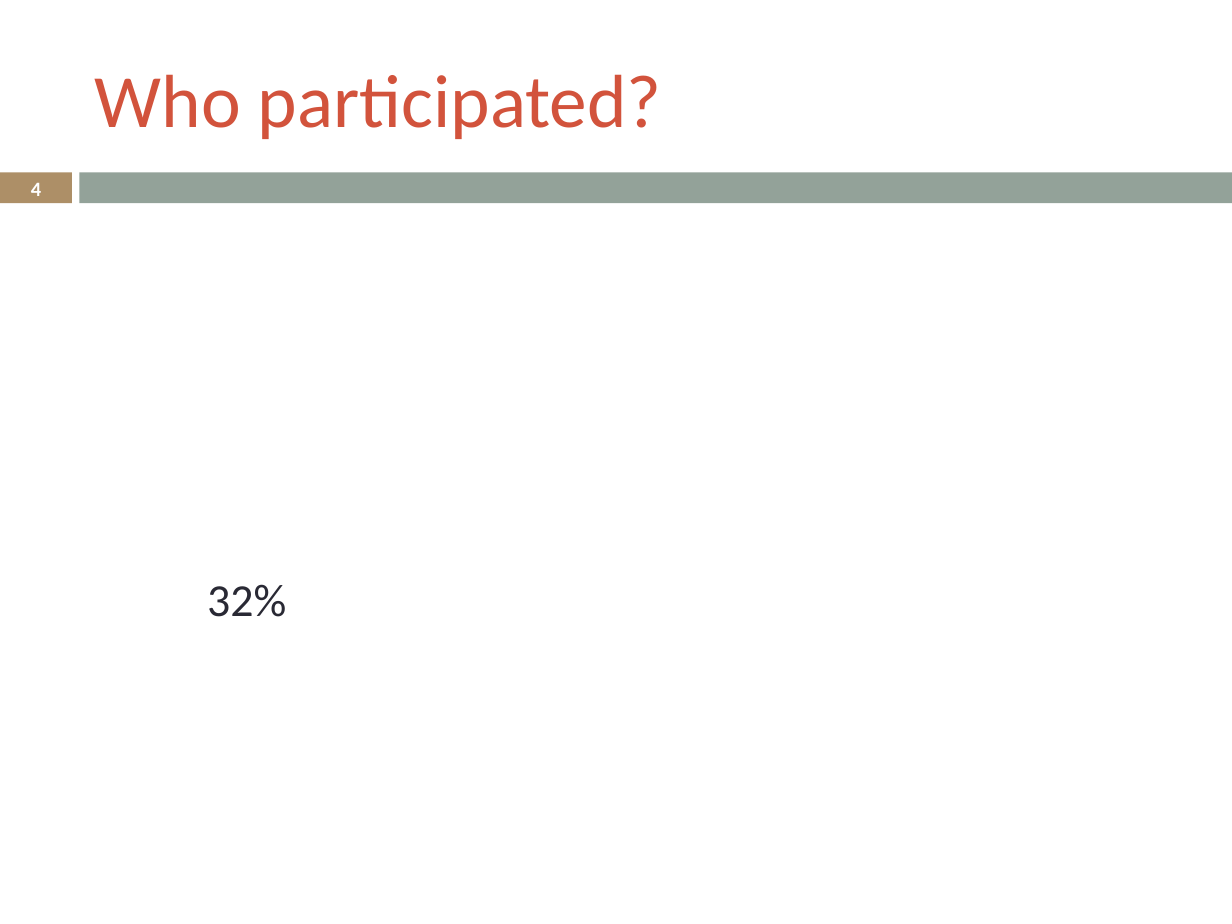
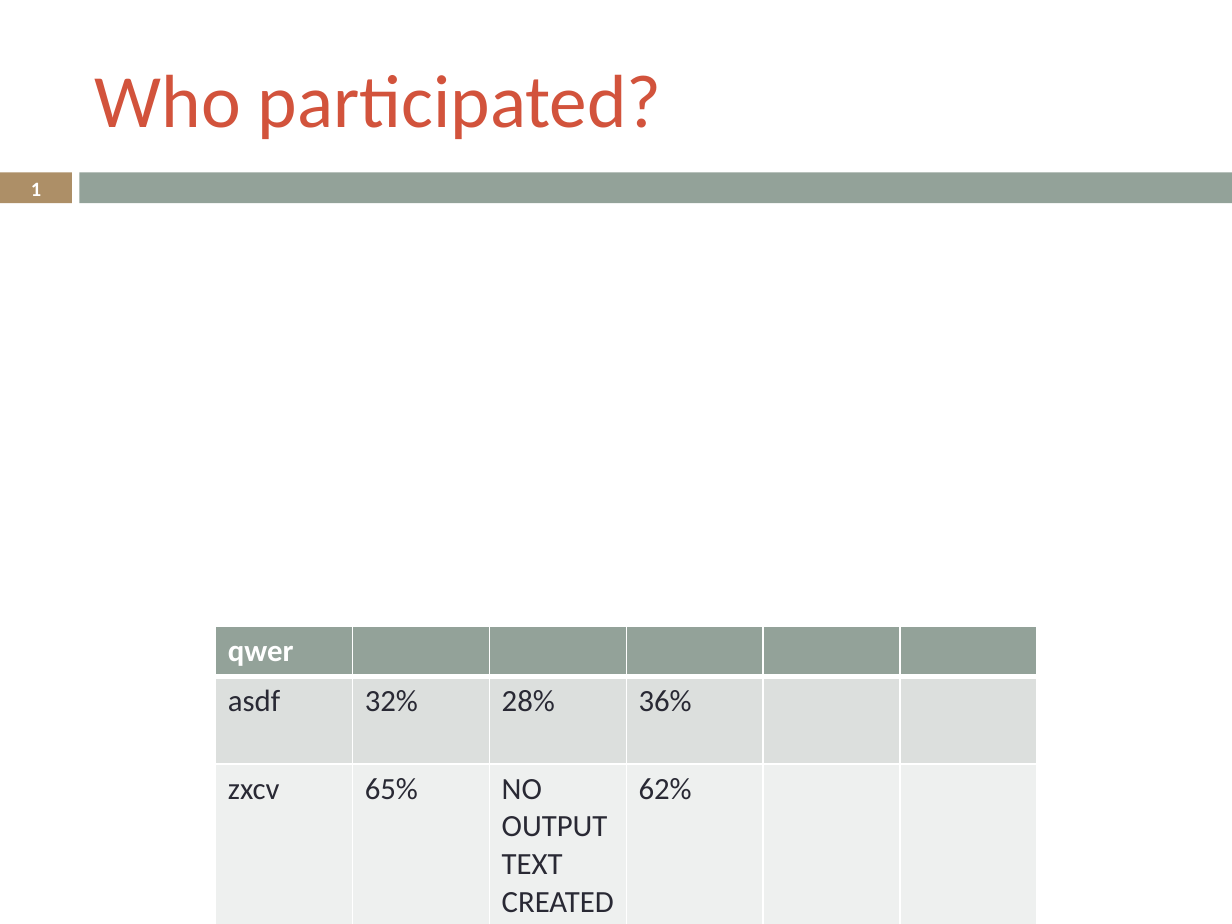
Before and after one commit to LukeSteg/LCABiometric, a slide deck: slide 1 of exampleOutput.pptx (slide 4 before the commit). Drawn at 1232x924 pixels with LibreOffice and Linux fonts; fonts in the diff are those of the drawing. Boxes give left, top, right and bottom in pixels: in the first picture for what was removed or moved away, otherwise in the second. Text is boxed around its words. In the diff, an @@ line names an element or a change of style, - is before the commit and + after.

```diff
--- a/exampleOutput.pptx
+++ b/exampleOutput.pptx
@@ page number at box(31, 183, 41, 196): text changed @@
-4
+1
@@ text removed at box(207, 584, 286, 617) @@
-32%
@@ table added at box(216, 626, 1036, 924), 3 rows, 6 columns @@
+qwer |  |  |  |  | 
+asdf | 32% | 28% | 36% |  | 
+zxcv | 65% | NO OUTPUT TEXT CREATED | 62% |  | 
```
Also in this commit, not shown: 6 slides removed, 7 other files.
